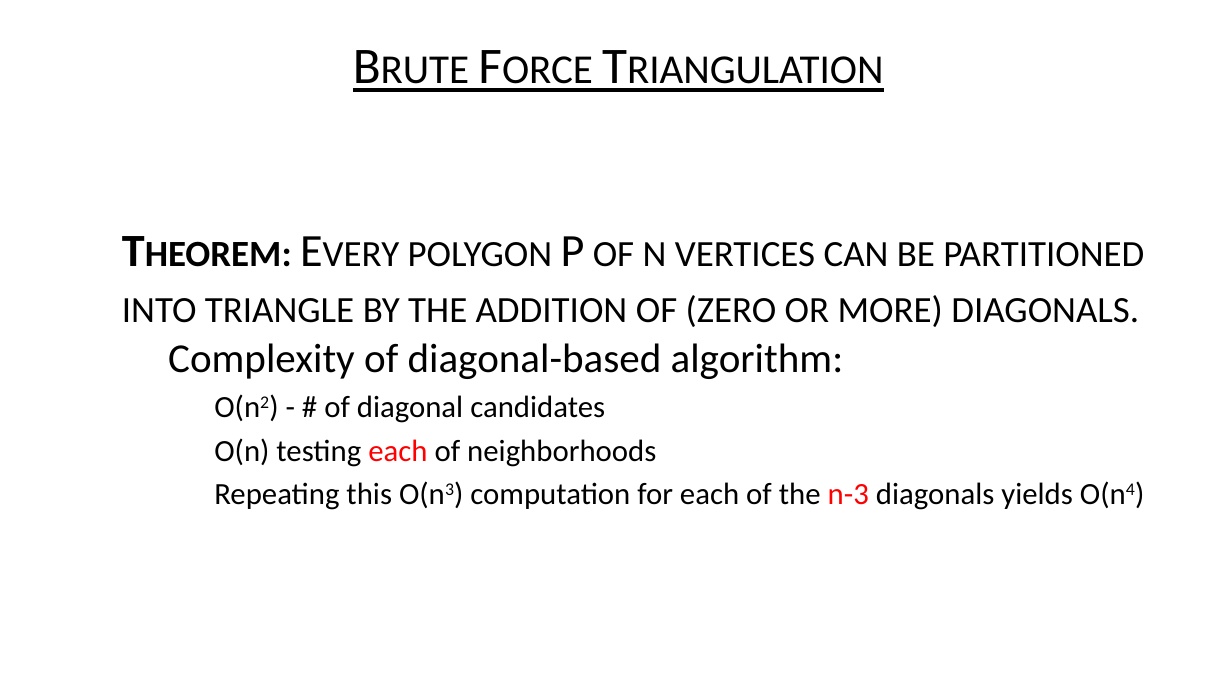
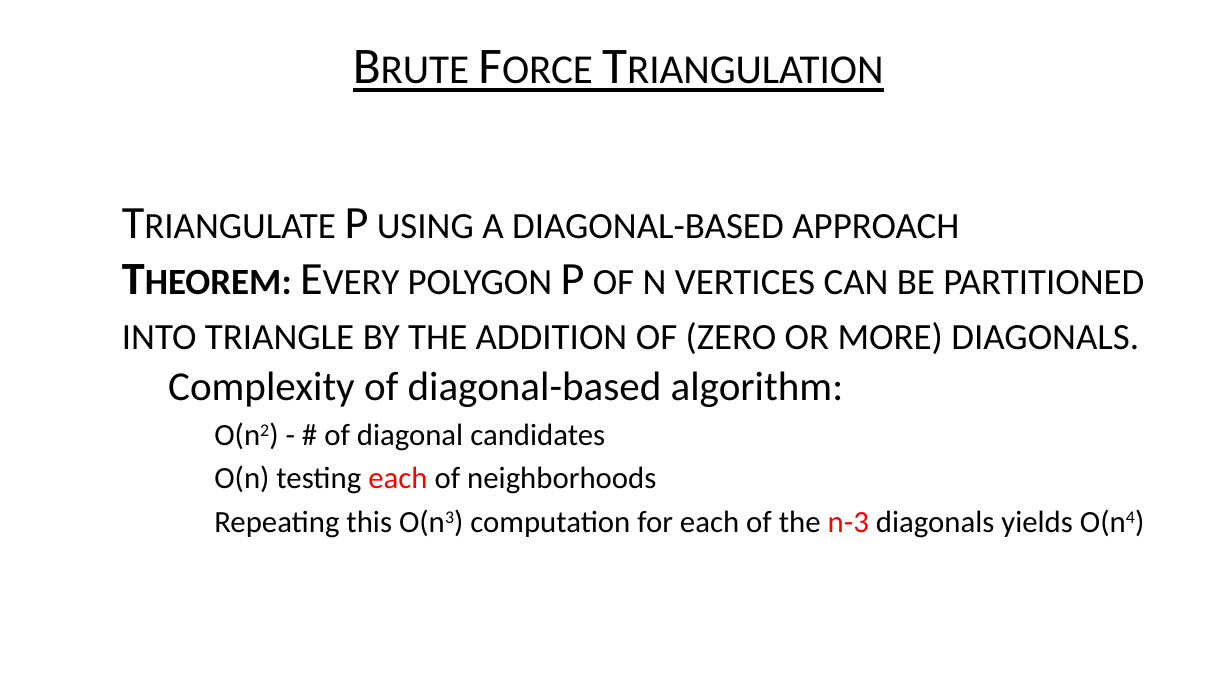
Before and after one commit to USFDataVisualization/Computational-Geometry-Lecture, a slide deck: slide 18 of M09-art_gallery_problem.pptx (slide 25 before the commit). Drawn at 1232x693 pixels with LibreOffice and Linux fonts; fonts in the diff are those of the drawing; background and template pictures are left out. Boxes give left, top, right and bottom in pixels: in the first picture for what was removed or moved away, otherwise in the second. Text is boxed around its words. In the diff, an @@ line names an element or a change of style, - is before the commit and + after.

```diff
--- a/M09-art_gallery_problem.pptx
+++ b/M09-art_gallery_problem.pptx
@@ text at (x1=345, y1=208, x2=959, y2=239): paragraph added @@
+• Triangulate P using a diagonal-based approach
```
Also in this commit, not shown: 4 other slides changed, 10 slides removed, 33 other files.
